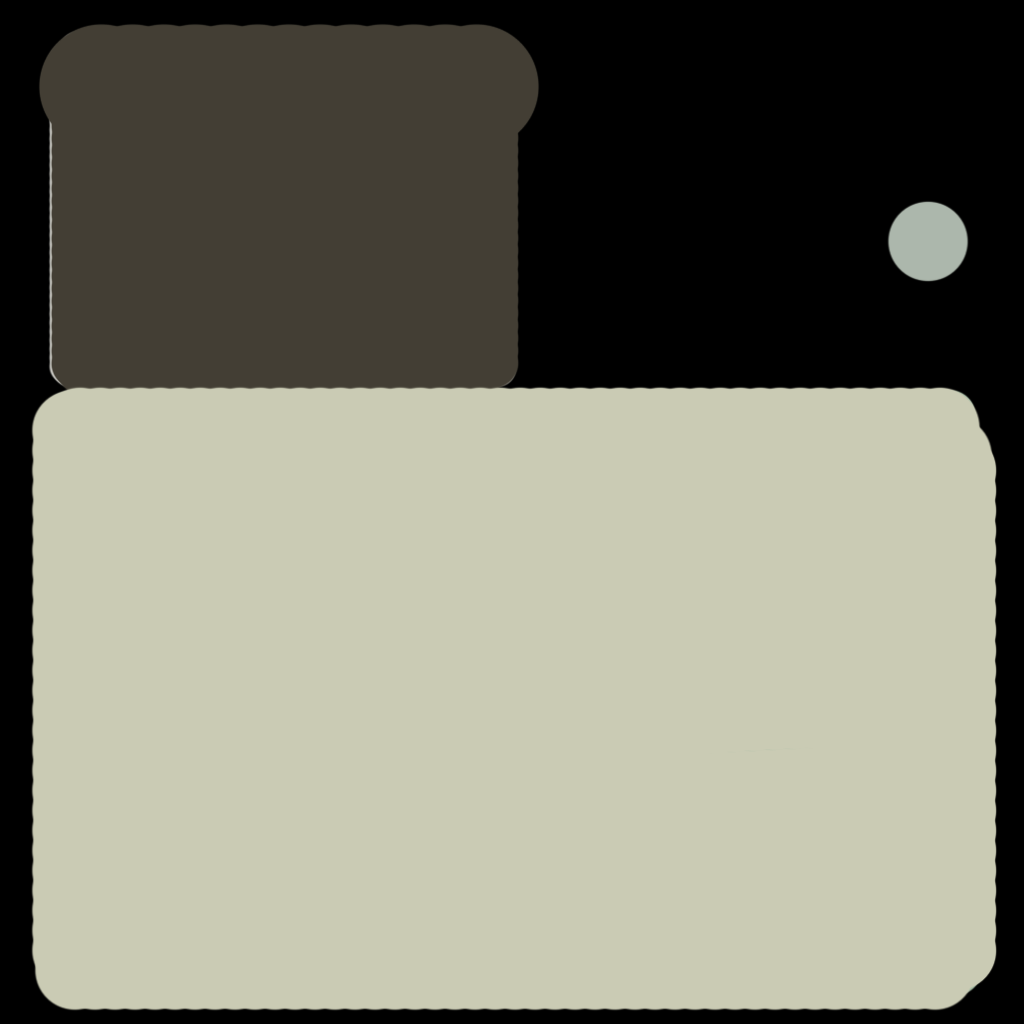
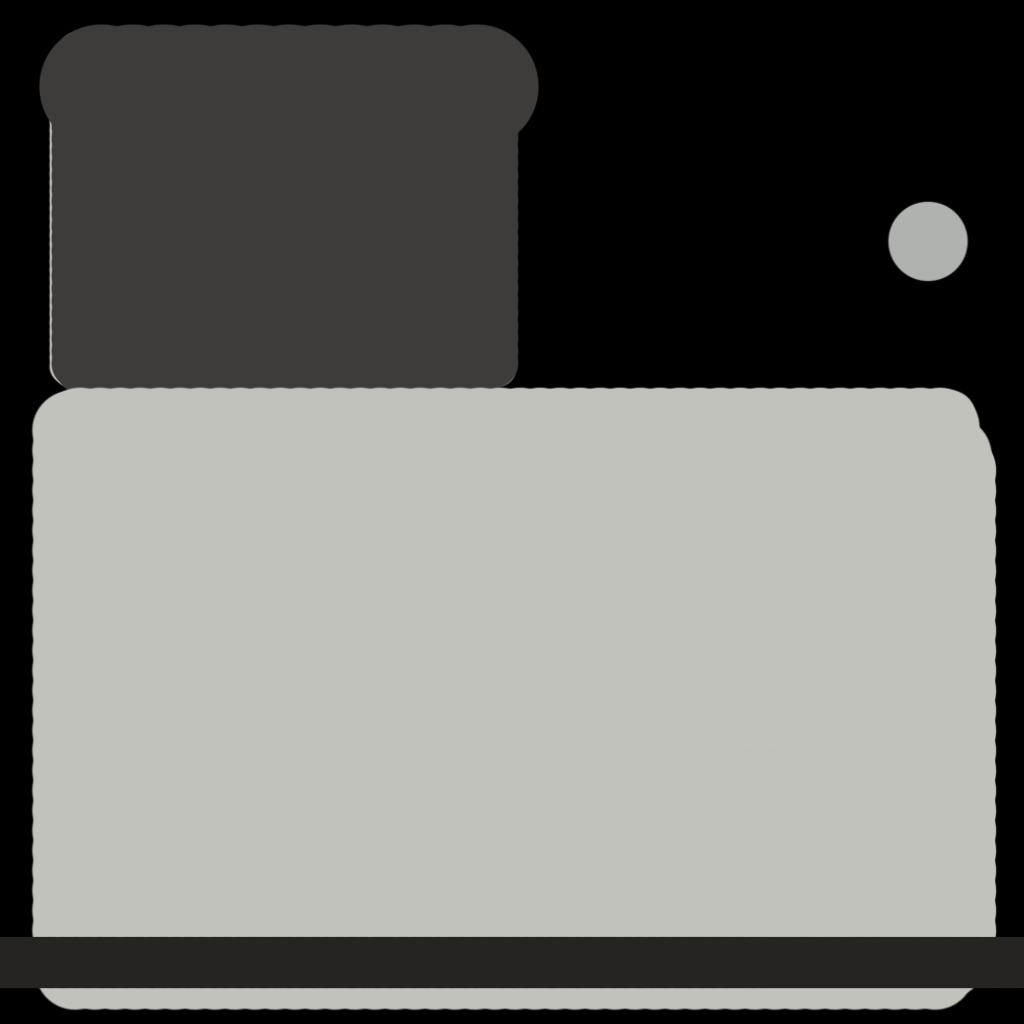
Comparing the layer stacks of the two (1024, 1024) images. Changes:
painted on "Layer 2" over (0, 936, 1024, 989)
